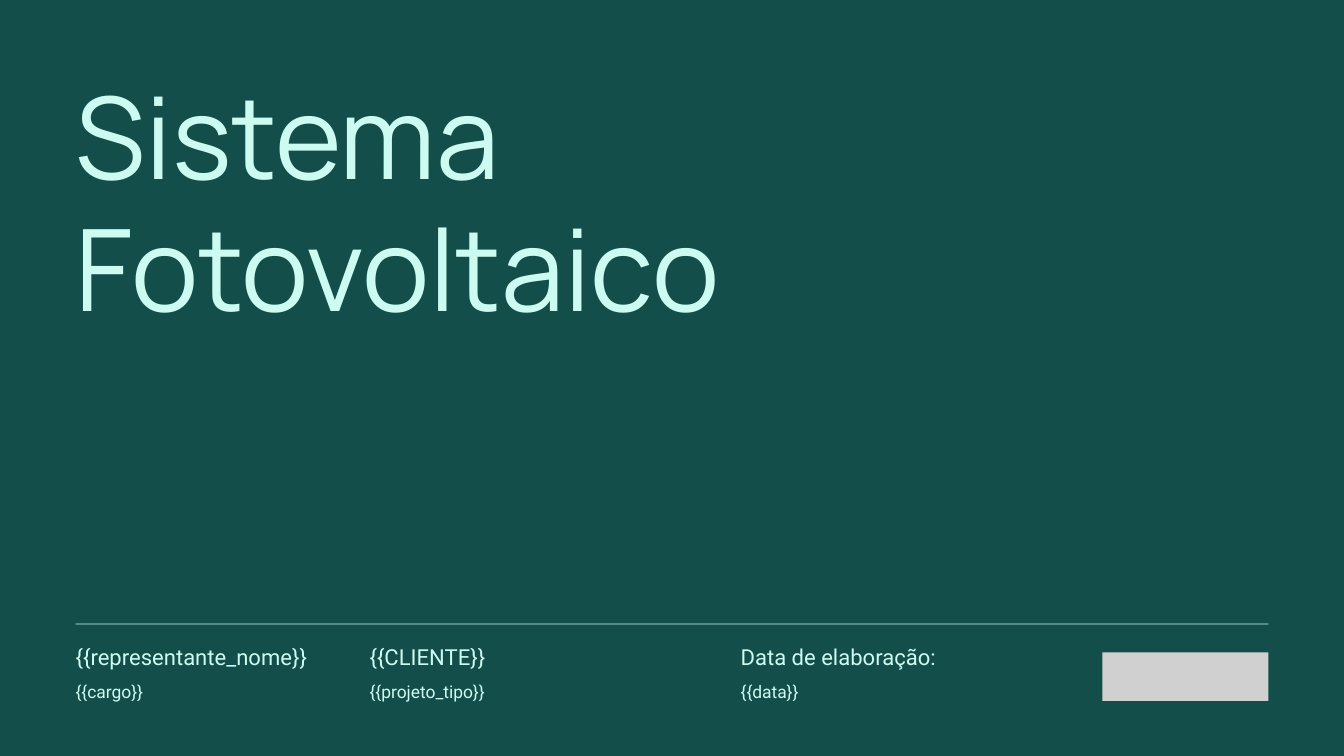
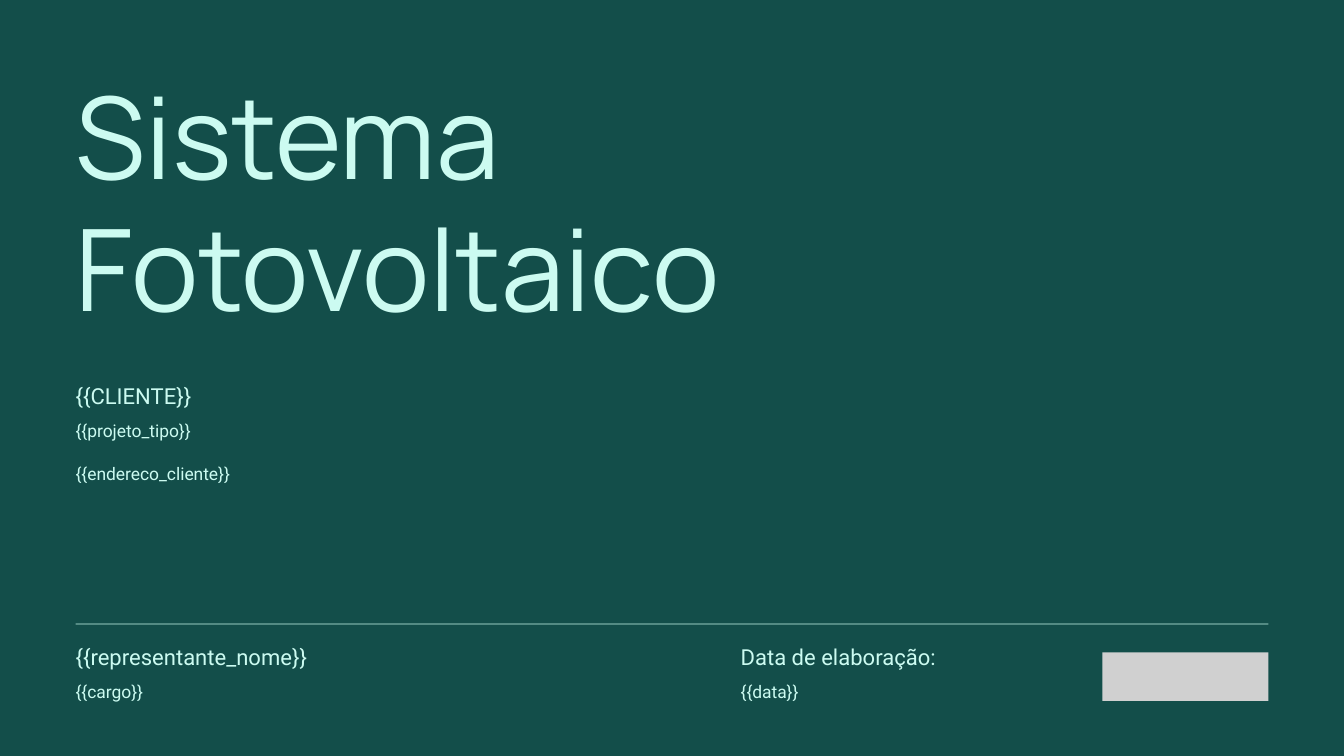
Before and after one commit to Jhtonel/proposta_solar, a slide deck: slide 1 of templates/modelo.pptx. Drawn at 1344x756 pixels with LibreOffice and Linux fonts; fonts in the diff are those of the drawing; grey boxes stand for pictures. Boxes give left, top, right and bottom in pixels: in the first picture for what was removed or moved away, otherwise in the second. Text is boxed around its words. In the diff, an @@ line names an element or a change of style, - is before the commit and + after.

```diff
--- a/templates/modelo.pptx
+++ b/templates/modelo.pptx
@@ text "{{CLIENTE}}": place and size @@
-text "{{CLIENTE}}" at [370,648,486,669]
+text "{{CLIENTE}}" at [76,387,192,408]
@@ text "{{projeto_tipo}}": place and size @@
-text "{{projeto_tipo}}" at [370,684,485,702]
+text "{{projeto_tipo}}" at [76,423,191,441]
@@ text added at [76,466,230,483], 18.6 pt, text #CCFBF1 @@
+{{endereco_cliente}}
```
Also in this commit, not shown: 1 other file.
